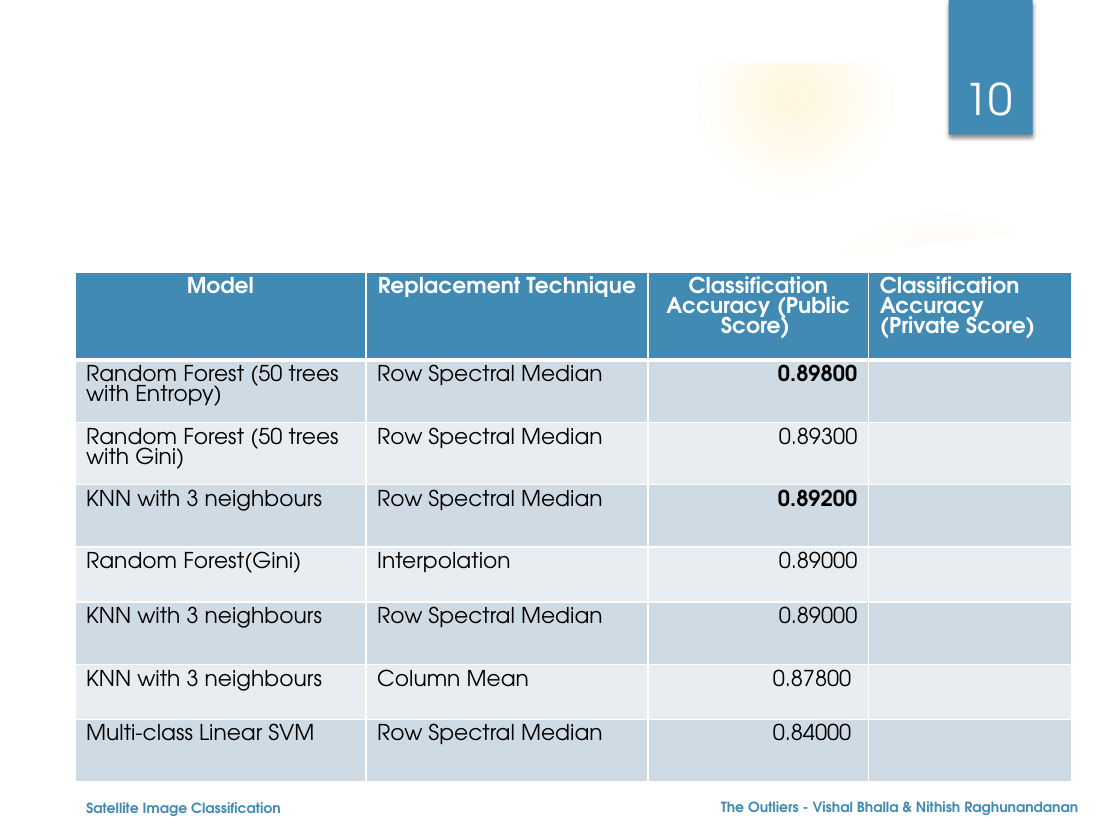
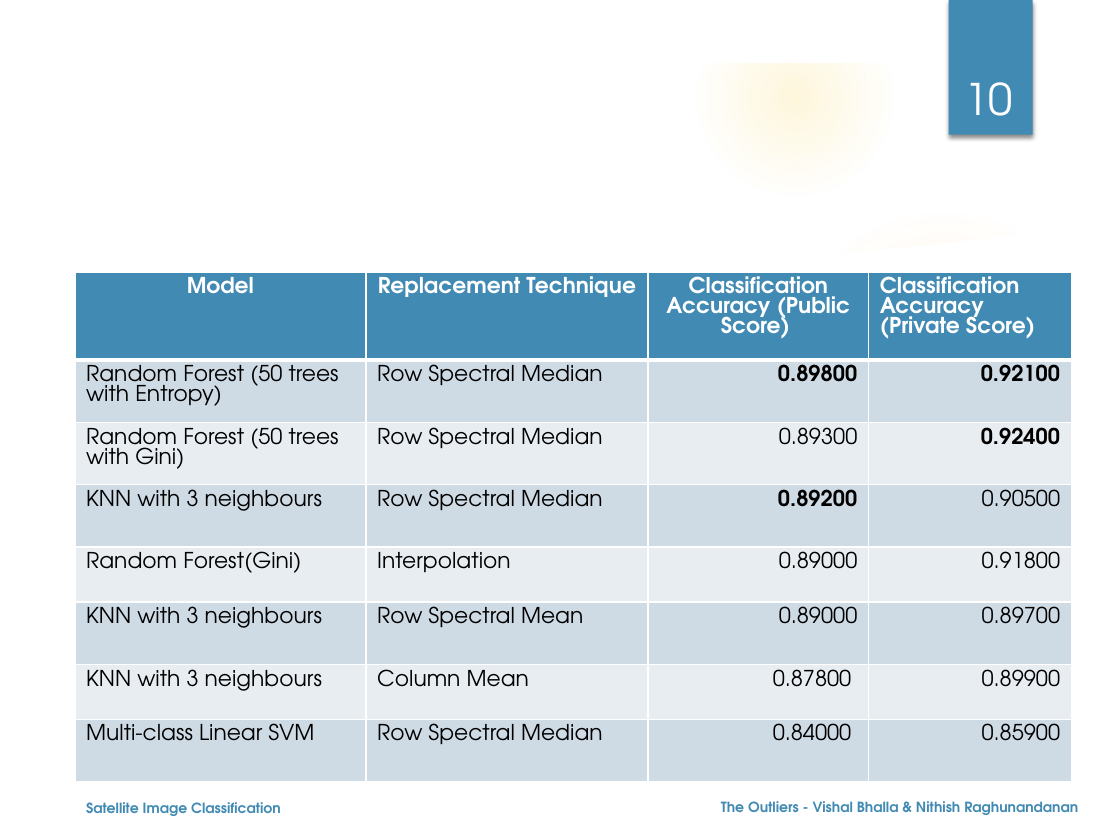
Before and after one commit to nehgu/Anomaly-Detection, a slide deck: slide 10 of Challenges/Satellite Image Data Set - Challenge 2/Ppt - Satellite Image Dataset Classification Challenge-2.pptx. Drawn at 1120x840 pixels with LibreOffice and Linux fonts; fonts in the diff are those of the drawing; background and template pictures are left out. Boxes give left, top, right and bottom in pixels: in the first picture for what was removed or moved away, otherwise in the second. Text is boxed around its words. In the diff, an @@ line names an element or a change of style, - is before the commit and + after.

Commit message:
Updated the presentation for Challenge 2

```diff
--- a/Challenges/Satellite Image Data Set - Challenge 2/Ppt - Satellite Image Dataset Classification Challenge-2.pptx
+++ b/Challenges/Satellite Image Data Set - Challenge 2/Ppt - Satellite Image Dataset Classification Challenge-2.pptx
@@ table at <box>75,272,1072,788</box> @@
-row 2, column 4: 
+row 2, column 4: 0.92100
-row 3, column 4: 
+row 3, column 4: 0.92400
-row 4, column 4: 
+row 4, column 4: 0.90500
-row 5, column 4: 
+row 5, column 4: 0.91800
-row 6, column 2: Row Spectral Median
+row 6, column 2: Row Spectral Mean
-row 6, column 4: 
+row 6, column 4: 0.89700
-row 7, column 4: 
+row 7, column 4: 0.89900
-row 8, column 4: 
+row 8, column 4: 0.85900
```
Also in this commit, not shown: 1 other file.
